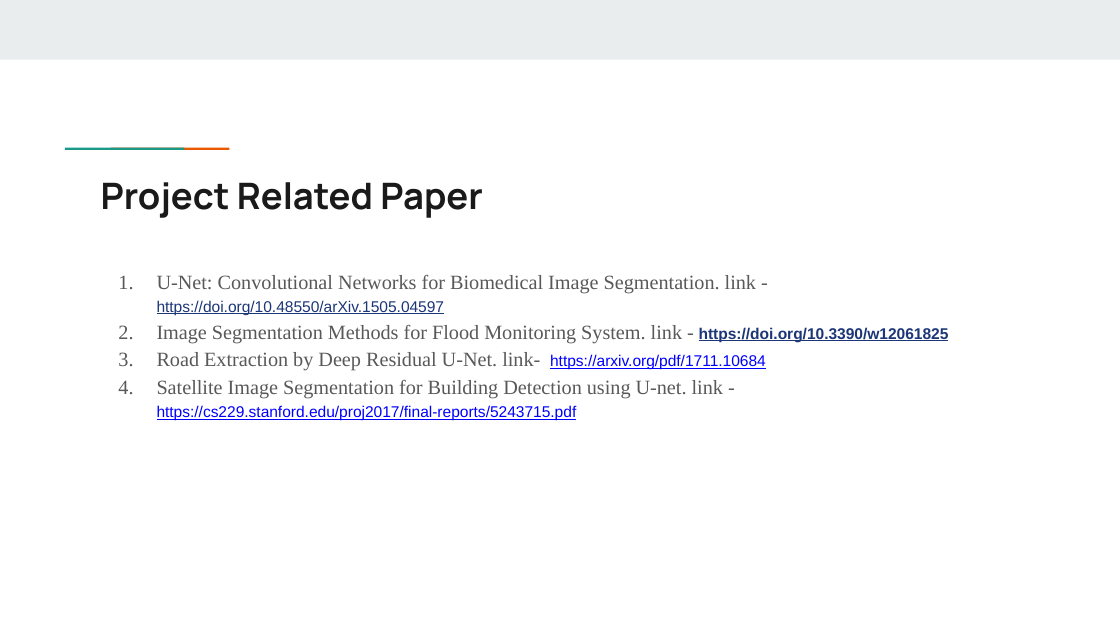
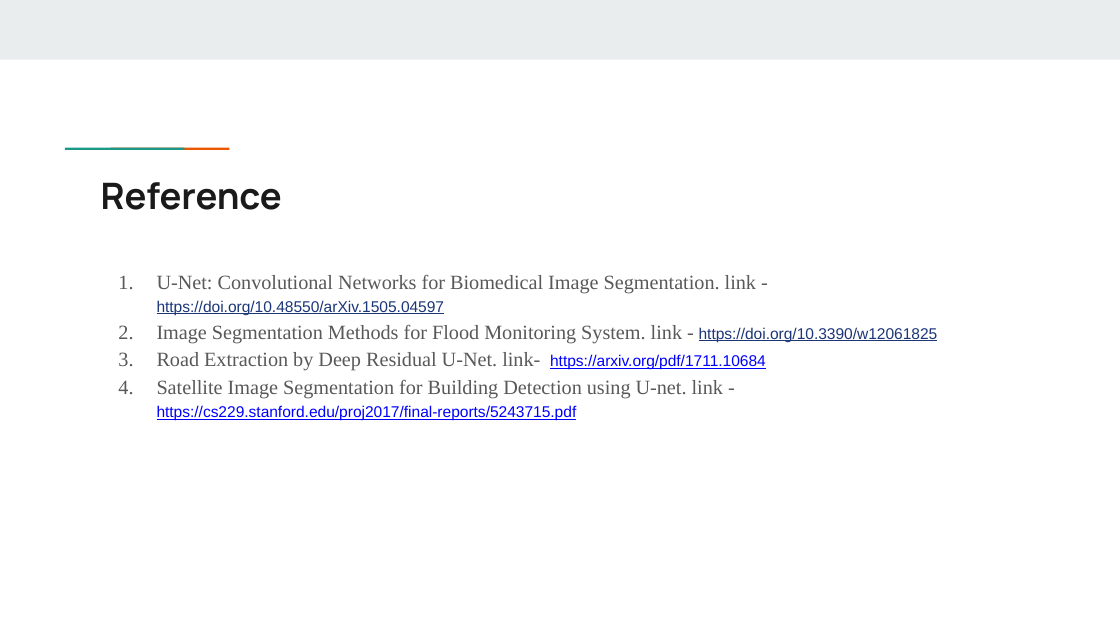
Before and after one commit to Shaoun18/CSE713, a slide deck: slide 15 of Final Project/Task_4a/Flood Impact Detection on Roads Using U-Net.pptx (slide 3 before the commit). Drawn at 1120x630 pixels with LibreOffice and Linux fonts; fonts in the diff are those of the drawing. Boxes give left, top, right and bottom in pixels: in the first picture for what was removed or moved away, otherwise in the second. Text is boxed around its words. In the diff, an @@ line names an element or a change of style, - is before the commit and + after.

```diff
--- a/Final Project/Task_4a/Flood Impact Detection on Roads Using U-Net.pptx
+++ b/Final Project/Task_4a/Flood Impact Detection on Roads Using U-Net.pptx
@@ title at box(101, 182, 282, 210): text changed @@
-Project Related Paper
+Reference
@@ text at box(157, 325, 938, 343): bold off in "https://doi.org/10.3390/w12061825" @@
```
Also in this commit, not shown: 1 other slide changed, 11 slides added.
